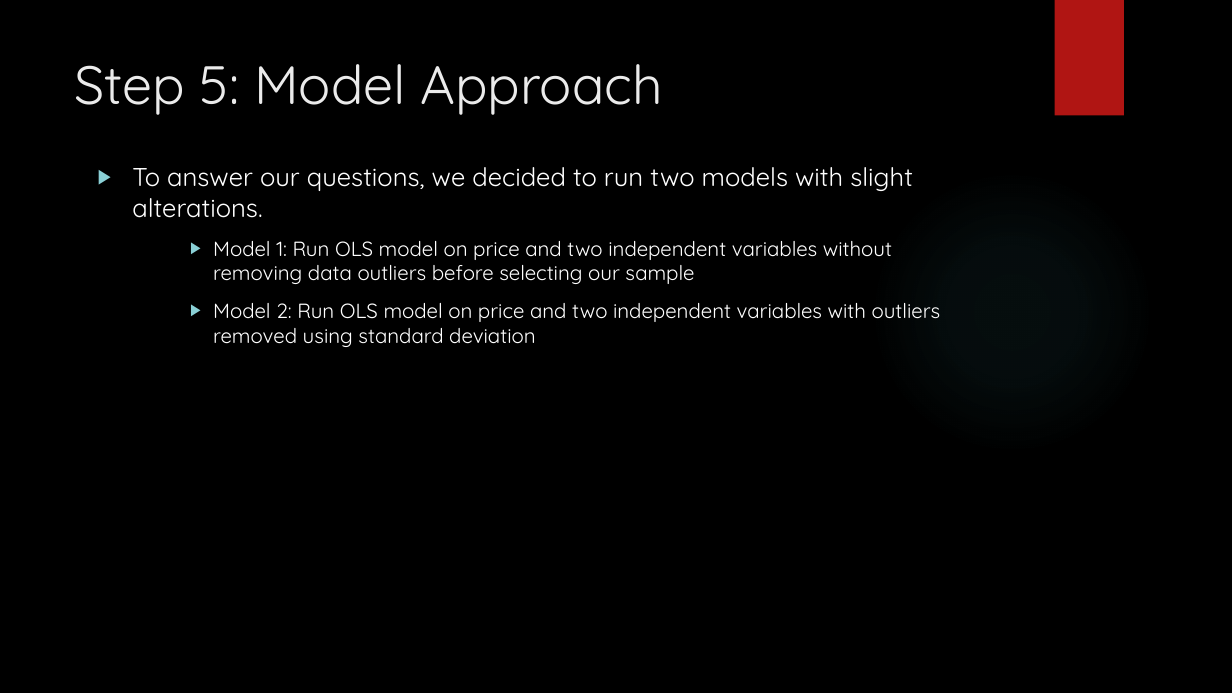
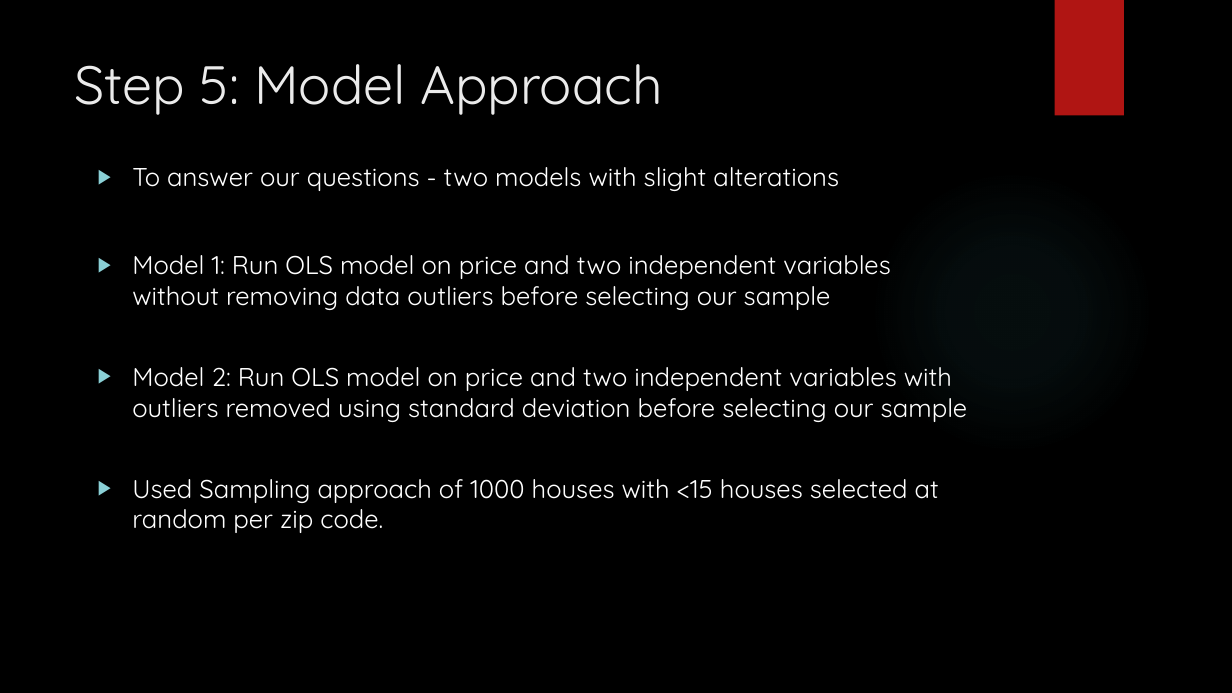
Before and after one commit to Silkways/Seattlers, a slide deck: slide 8 of Flatiron_Mod_1_Slides.pptx. Drawn at 1232x693 pixels with LibreOffice and Linux fonts; fonts in the diff are those of the drawing; background and template pictures are left out. Boxes give left, top, right and bottom in pixels: in the first picture for what was removed or moved away, otherwise in the second. Text is boxed around its words. In the diff, an @@ line names an element or a change of style, - is before the commit and + after.

```diff
--- a/Flatiron_Mod_1_Slides.pptx
+++ b/Flatiron_Mod_1_Slides.pptx
@@ text at bbox=[132, 167, 839, 191]: text changed @@
-▶ To answer our questions, we decided to run two models with slight alterations.
+▶ To answer our questions - two models with slight alterations
@@ text at bbox=[132, 255, 890, 310]: size 16 to 20 pt in "Model 1: Run OLS model on price ..."; list level 3 to 1 in "Model 1: Run OLS model ..." @@
@@ text at bbox=[132, 367, 968, 533]: text changed; size 16 to 20 pt @@
-    ▶ Model 2: Run OLS model on price and two independent variables with outliers removed using standard deviation
+▶ Model 2: Run OLS model on price and two independent variables with outliers removed using standard deviation before selecting our sample
+▶ Used Sampling approach of 1000 houses with <15 houses selected at random per zip code.
```
Also in this commit, not shown: 6 other slides changed, 1 other file.
